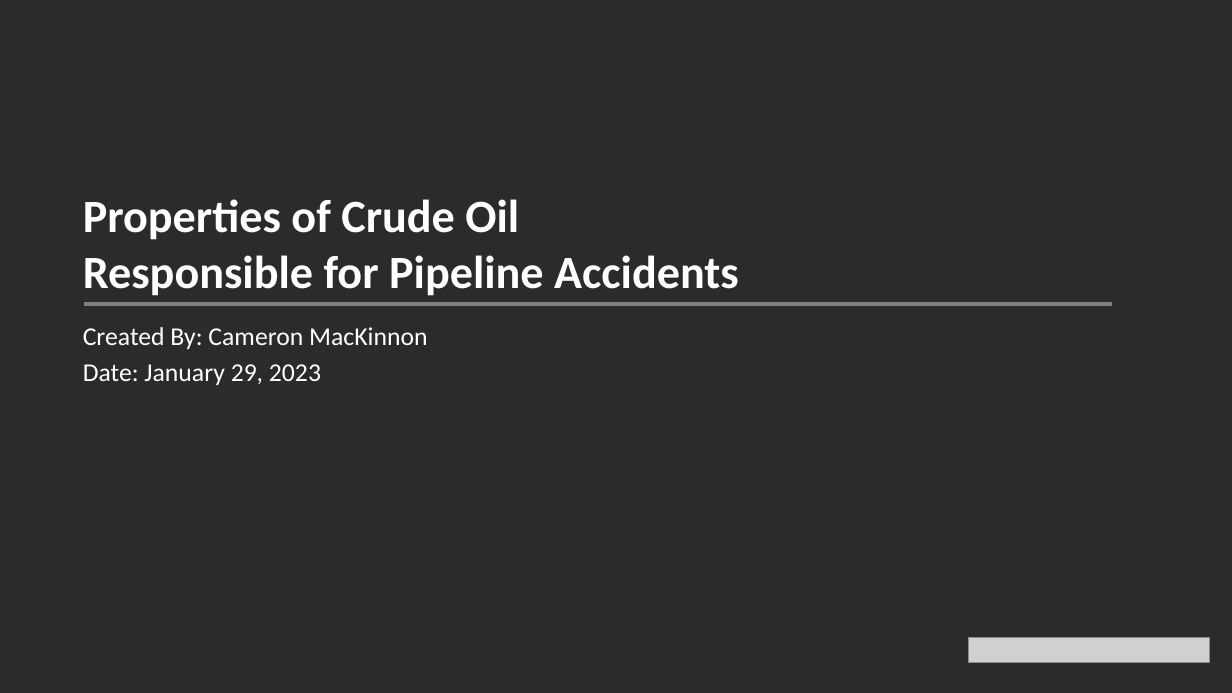
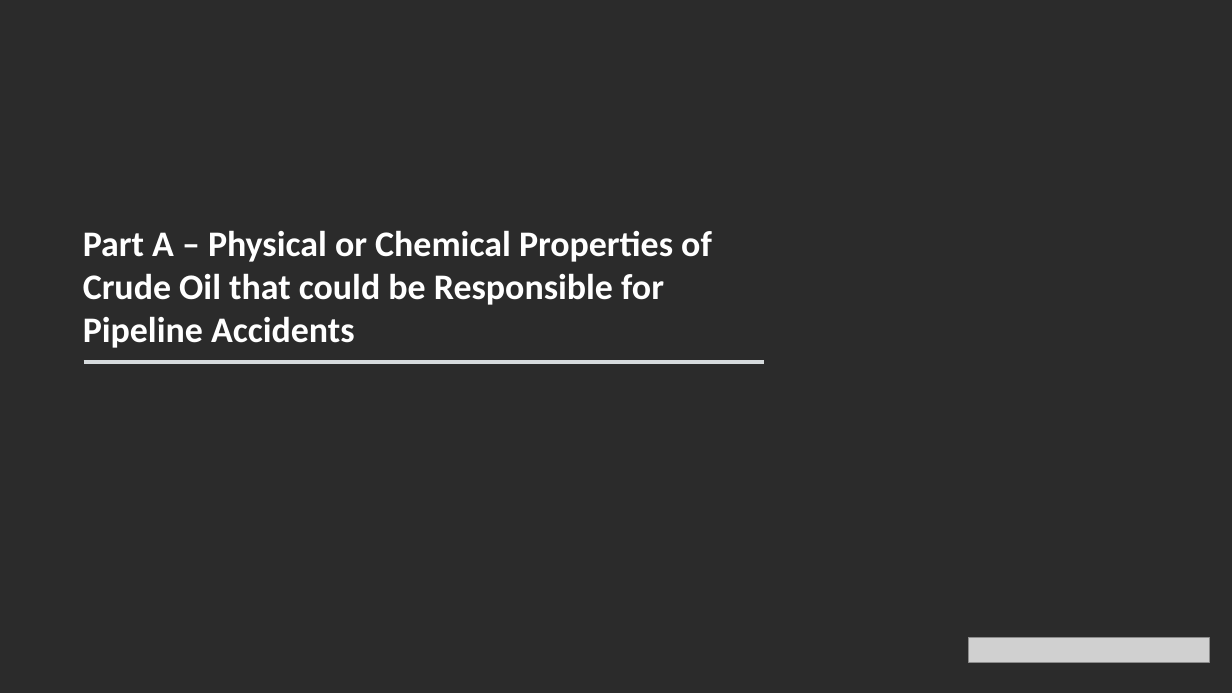
Before and after one commit to cameronmackinnon/crude_oil_accidents, a slide deck: slide 4 of presentations/Pipeline Accidents Presentation v0.pptx (slide 11 before the commit). Drawn at 1232x693 pixels with LibreOffice and Linux fonts; fonts in the diff are those of the drawing; grey boxes stand for pictures; background and template pictures are left out; a plain dark background stands for a picture behind light text. Boxes give left, top, right and bottom in pixels: in the first picture for what was removed or moved away, otherwise in the second. Text is boxed around its words. In the diff, an @@ line names an element or a change of style, - is before the commit and + after.

```diff
--- a/presentations/Pipeline Accidents Presentation v0.pptx
+++ b/presentations/Pipeline Accidents Presentation v0.pptx
@@ text at box(83, 230, 712, 348): text changed; size 36 to 28 pt @@
-Properties of Crude Oil Responsible for Pipeline Accidents
+Part A – Physical or Chemical Properties of Crude Oil that could be Responsible for Pipeline Accidents
@@ text removed at box(83, 327, 427, 349) @@
-Created By: Cameron MacKinnon
@@ line removed from (84, 304) to (1113, 304) @@
@@ text removed at box(83, 364, 321, 385) @@
-Date: January 29, 2023
@@ line added from (83, 361) to (764, 361), #D6DBDD 3 pt @@
```
Also in this commit, not shown: 6 other slides changed, 7 slides added, 4 other files.
